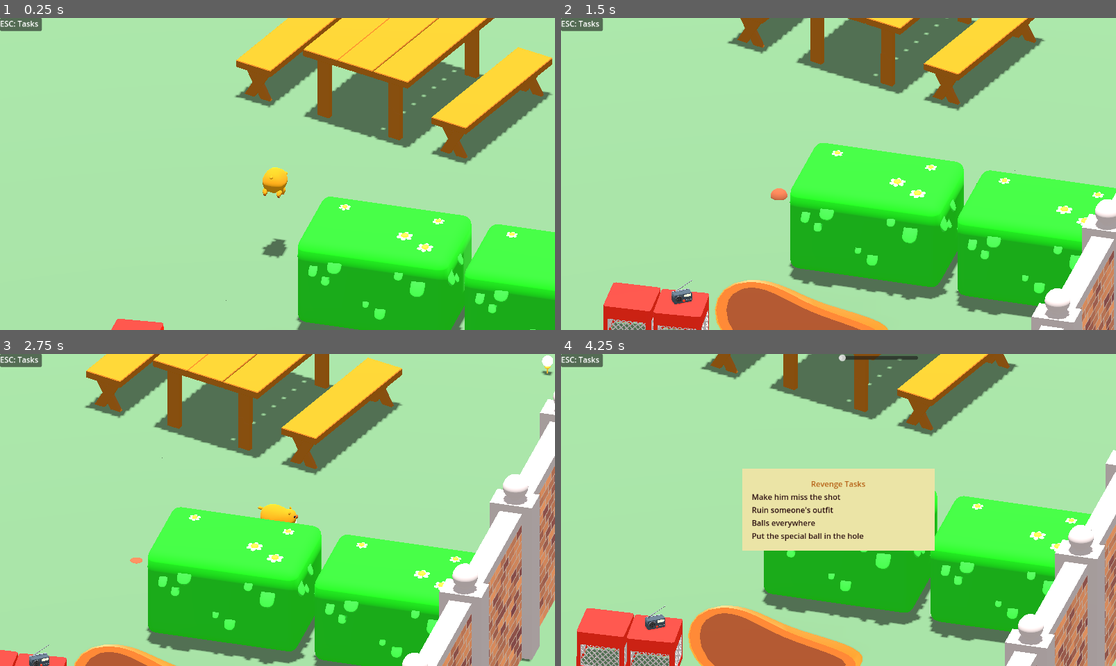
Above: before the commit, frames 1-4 (two rows, left to right).
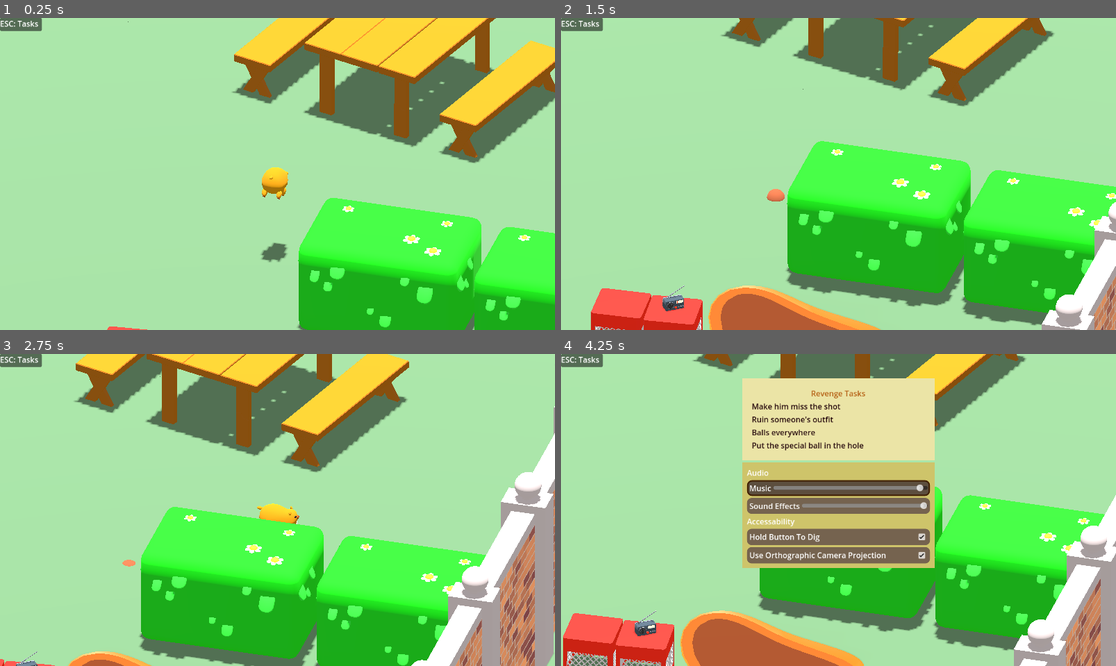
Above: after the commit, the same moments.

Repository: cixil/GroundhogGolf
Game: Godot game, scene res://scenes/main_scene/world.tscn
Two runs of this game, one before a commit and one after it. Both use one fixed random seed, a clock stepped at 60 frames per second and the inputs below.
Inputs:
- Up to frame 1 (0.25 s): no input
- Up to frame 2 (1.5 s): tap Enter (ui_enter, bound only after the commit) at 0.5, 1.35 s; hold Right (move_right) 0.53-1.28 s; hold Enter (ui_enter, bound only after the commit) 0.53-1.28 s; tap Space (dig) at 0.6 s; hold W (move_back) from 1.28 s (still down)
- Up to frame 3 (2.75 s): tap Space (dig) at 1.55, 2.1 s; release W (move_back) at 2.03 s; hold Right (move_right) from 2.03 s (still down); hold Enter (ui_enter, bound only after the commit) from 2.03 s (still down)
- Up to frame 4 (4.25 s): release Right (move_right) at 2.78 s; release Enter (ui_enter, bound only after the commit) at 2.78 s; hold S (move_forward) 2.78-3.53 s; tap Shift (stand) at 2.85 s; tap Space (dig) at 3.05 s; hold A (move_left) from 3.53 s (still down); hold Enter (ui_enter, bound only after the commit) from 3.53 s (still down); tap Escape (pause) at 4.15 s

The runs differ from the first frame. In frame 1, 10% of the frame differs, in the area x 19-100%, y 0-100%; in frame 2, 14%; in frame 3, 19%; in frame 4, 35%, in the area x 0-100%, y 0-100%.

Commit message:
add settings menu

Diff:
--- a/project/project.godot
+++ b/project/project.godot
@@ -20,6 +20,7 @@
 Signals="*res://scenes/Globals/signals.gd"
 Audio="*res://scenes/Globals/Audio.tscn"
 TaskList="*res://scenes/ui/task_list/task_list.tscn"
+Settings="*res://scenes/Globals/Settings.tscn"
 
 [debug]
 
@@ -71,6 +72,12 @@
 "events": [Object(InputEventKey,"resource_local_to_scene":false,"resource_name":"","device":-1,"window_id":0,"alt_press …(195 unchanged characters)…
 ]
 }
+ui_enter={
+"deadzone": 0.5,
+"events": [Object(InputEventKey,"resource_local_to_scene":false,"resource_name":"","device":-1,"window_id":0,"alt_pressed":false,"shift_pressed":false,"ctrl_pressed":false,"meta_pressed":false,"pressed":false,"keycode":0,"physical_keycode":4194309,"key_label":0,"unicode":0,"location":0,"echo":false,"script":null)
+, Object(InputEventKey,"resource_local_to_scene":false,"resource_name":"","device":-1,"window_id":0,"alt_pressed":false,"shift_pressed":false,"ctrl_pressed":false,"meta_pressed":false,"pressed":false,"keycode":0,"physical_keycode":32,"key_label":0,"unicode":32,"location":0,"echo":false,"script":null)
+]
+}
 
 [layer_names]
 
--- a/project/scenes/Globals/Audio.tscn
+++ b/project/scenes/Globals/Audio.tscn
@@ -8,7 +8,7 @@
 [ext_resource type="AudioStream" uid="uid://c8fn1duhj56mp" path="res://audio/sfx/golf swing hit.wav" id="6_2fj5b"]
 [ext_resource type="AudioStream" uid="uid://bn52fjcmqmfnd" path="res://audio/sfx/hog going down.wav" id="7_008x6"]
 [ext_resource type="AudioStream" uid="uid://b5k0ialylndnc" path="res://audio/sfx/hog going up.wav" id="8_jy2yl"]
-[ext_resource type="AudioStream" uid="uid://gbjhwtjjkedc" path="res://audio/Music/Gopher Main Theme NO intro.wav" id="9_7ncrf"]
+[ext_resource type="AudioStream" uid="uid://c6t1ce5q1dpso" path="res://audio/Music/Gopher Main Theme WITH intro.wav" id="9_busy6"]
 
 [node name="Audio" type="Node"]
 process_mode = 3
@@ -16,5 +16,5 @@
 sfx = Array[AudioStream]([ExtResource("2_v0d0s"), ExtResource("3_dxhrd"), ExtResource("4_nogc6"), ExtResource("5_ubfdg"), ExtResource("6_2fj5b"), ExtResource("7_008x6"), ExtResource("8_jy2yl")])
 
 [node name="MainTheme" type="AudioStreamPlayer" parent="."]
-stream = ExtResource("9_7ncrf")
+stream = ExtResource("9_busy6")
 bus = &"Music"
--- /dev/null
+++ b/project/scenes/Globals/Settings.tscn
@@ -0,0 +1,7 @@
+[gd_scene load_steps=2 format=3 uid="uid://b4xnc2wxq47at"]
+
+[ext_resource type="Script" path="res://scenes/Globals/settings.gd" id="1_glens"]
+
+[node name="Settings" type="Node"]
+process_mode = 3
+script = ExtResource("1_glens")
--- a/project/scenes/Globals/audio.gd
+++ b/project/scenes/Globals/audio.gd
@@ -21,7 +21,7 @@
 
 
 func dim_theme():
-	main_theme.volume_db = -1
+	main_theme.volume_db = linear_to_db(0.35)
 
 func undim_theme():
 	main_theme.volume_db = 0
--- /dev/null
+++ b/project/scenes/Globals/settings.gd
@@ -0,0 +1,10 @@
+extends Node
+
+var hold_to_dig := true
+
+var camera_use_orthographic := true:
+	set(value):
+		camera_use_orthographic = value
+		camera_mode_changed.emit(value)
+
+signal camera_mode_changed(value:bool)
--- a/project/scenes/main_scene/camera_3d.gd
+++ b/project/scenes/main_scene/camera_3d.gd
@@ -1,11 +1,10 @@
 extends Camera3D
 
+func _ready():
+	Settings.camera_mode_changed.connect(_change_camera_mode)
 
-# Called when the node enters the scene tree for the first time.
-func _ready() -> void:
-	pass # Replace with function body.
-
-
-# Called every frame. 'delta' is the elapsed time since the previous frame.
-func _process(delta: float) -> void:
-	pass
+func _change_camera_mode(value:bool):
+	if value:
+		projection = ProjectionType.PROJECTION_ORTHOGONAL
+	else:
+		projection = ProjectionType.PROJECTION_PERSPECTIVE
--- a/project/scenes/main_scene/world.tscn
+++ b/project/scenes/main_scene/world.tscn
@@ -91,11 +91,12 @@
 transform = Transform3D(0.957299, 0, 0.289099, 0, 1, 0, -0.289099, 0, 0.957299, 0.46521, 0, 0.320068)
 
 [node name="Camera3D" type="Camera3D" parent="GroundHog/CameraPivot"]
+process_mode = 3
 transform = Transform3D(0.999849, 0.00874414, -0.0150432, -3.69799e-09, 0.864556, 0.502537, 0.0174, -0.502461, 0.864425, -0.529217, 6.92833, 11.1658)
 projection = 1
 current = true
-fov = 14.0
-size = 4.0
+fov = 13.0
+size = 3.8
 far = 50.92
 script = ExtResource("8_h4qvh")
 
--- a/project/scenes/player/ground_hog.gd
+++ b/project/scenes/player/ground_hog.gd
@@ -10,7 +10,6 @@
 @onready var ball_detector_collision: CollisionShape3D = %BallDetectorCollision
 
 
-var hold_to_dig := true
 
 # Different speeds so it looks more normal with the camera angle
 var walk_speed_x = .7
@@ -124,7 +123,7 @@
 		animation_player.play("stand")
 		return
 
-	if hold_to_dig: # hold dig to dig and release to emerge
+	if Settings.hold_to_dig: # hold dig to dig and release to emerge
 		if is_on_floor() and _on_ground and Input.is_action_just_pressed("dig"):
 			_tx_to_dig()
 		elif current_mode == mode.dig and Input.is_action_just_released("dig"):
--- a/project/scenes/ui/hud.tscn
+++ b/project/scenes/ui/hud.tscn
@@ -7,6 +7,7 @@
 anchor_bottom = 1.0
 grow_horizontal = 2
 grow_vertical = 2
+mouse_filter = 1
 
 [node name="Panel" type="Panel" parent="."]
 layout_mode = 0
--- /dev/null
+++ b/project/scenes/ui/settings/SettingCheckBox.tscn
@@ -0,0 +1,38 @@
+[gd_scene load_steps=3 format=3 uid="uid://oda05qwn2yyq"]
+
+[ext_resource type="Script" path="res://scenes/ui/settings/setting_check_box.gd" id="1_dbnk3"]
+[ext_resource type="PackedScene" uid="uid://s5loiq0em0p6" path="res://scenes/ui/settings/setting_panel.tscn" id="2_kd0do"]
+
+[node name="SettingCheckBox" type="MarginContainer"]
+anchors_preset = 10
+anchor_right = 1.0
+offset_bottom = 24.0
+grow_horizontal = 2
+size_flags_horizontal = 4
+size_flags_vertical = 4
+focus_mode = 2
+script = ExtResource("1_dbnk3")
+
+[node name="Panel" parent="." instance=ExtResource("2_kd0do")]
+layout_mode = 2
+
+[node name="MarginContainer" type="MarginContainer" parent="."]
+layout_mode = 2
+theme_override_constants/margin_left = 5
+theme_override_constants/margin_top = 5
+theme_override_constants/margin_right = 5
+theme_override_constants/margin_bottom = 5
+
+[node name="Label" type="Label" parent="MarginContainer"]
+layout_mode = 2
+size_flags_horizontal = 0
+text = "Hold button to dig"
+
+[node name="CheckBox" type="CheckBox" parent="MarginContainer"]
+layout_mode = 2
+size_flags_horizontal = 8
+focus_mode = 0
+button_pressed = true
+
+[connection signal="focus_entered" from="." to="." method="_on_focus_entered"]
+[connection signal="focus_exited" from="." to="." method="_on_focus_exited"]
--- /dev/null
+++ b/project/scenes/ui/settings/SettingsPanel.tscn
@@ -0,0 +1,79 @@
+[gd_scene load_steps=5 format=3 uid="uid://onwxwtuppplq"]
+
+[ext_resource type="PackedScene" uid="uid://cly2hs7phsrwy" path="res://scenes/ui/settings/audio_slider.tscn" id="1_1qoxr"]
+[ext_resource type="Script" path="res://scenes/ui/settings/settings_panel.gd" id="1_2jhls"]
+[ext_resource type="PackedScene" uid="uid://oda05qwn2yyq" path="res://scenes/ui/settings/SettingCheckBox.tscn" id="3_7kqg8"]
+
+[sub_resource type="StyleBoxFlat" id="StyleBoxFlat_gqjol"]
+bg_color = Color(0.808214, 0.766688, 0.417176, 1)
+
+[node name="SettingsPanel" type="MarginContainer"]
+anchors_preset = 15
+anchor_right = 1.0
+anchor_bottom = 1.0
+grow_horizontal = 2
+grow_vertical = 2
+script = ExtResource("1_2jhls")
+dig_mode_help_text = "Hold button to dig:
+
+Enabled: Hold the dig button to dig and release it to walk
+
+Disabled: Press the dig button to toggle between digging and walking"
+cam_mode_help_text = "Use Orthographic Projection
+Enabled:
+
+A more classic top-down camera view. Less likely to get motion sick.
+
+Disabled:
+Use perspective projection for a more 3D look, but more likely to get motion sick."
+
+[node name="Panel" type="Panel" parent="."]
+layout_mode = 2
+theme_override_styles/panel = SubResource("StyleBoxFlat_gqjol")
+
+[node name="MarginContainer" type="MarginContainer" parent="."]
+layout_mode = 2
+theme_override_constants/margin_left = 10
+theme_override_constants/margin_top = 10
+theme_override_constants/margin_right = 10
+theme_override_constants/margin_bottom = 10
+
+[node name="VBoxContainer" type="VBoxContainer" parent="MarginContainer"]
+layout_mode = 2
+
+[node name="Audio" type="Label" parent="MarginContainer/VBoxContainer"]
+layout_mode = 2
+text = "Audio"
+
+[node name="MusicSlider" parent="MarginContainer/VBoxContainer" instance=ExtResource("1_1qoxr")]
+unique_name_in_owner = true
+layout_mode = 2
+label_text = "Music"
+bus_name = "Music"
+
+[node name="SFXSlider" parent="MarginContainer/VBoxContainer" instance=ExtResource("1_1qoxr")]
+unique_name_in_owner = true
+layout_mode = 2
+label_text = "Sound Effects"
+bus_name = "SFX"
+
+[node name="Accessibility" type="Label" parent="MarginContainer/VBoxContainer"]
+layout_mode = 2
+text = "Accessability"
+
+[node name="SettingCheckBox" parent="MarginContainer/VBoxContainer" instance=ExtResource("3_7kqg8")]
+layout_mode = 2
+size_flags_horizontal = 1
+text = "Hold Button To Dig"
+
+[node name="CameraCheckBox" parent="MarginContainer/VBoxContainer" instance=ExtResource("3_7kqg8")]
+layout_mode = 2
+size_flags_horizontal = 1
+text = "Use Orthographic Camera Projection"
+
+[connection signal="focus_entered" from="MarginContainer/VBoxContainer/SettingCheckBox" to="." method="_on_setting_check_box_focus_entered"]
+[connection signal="focus_exited" from="MarginContainer/VBoxContainer/SettingCheckBox" to="." method="_on_setting_check_box_focus_exited"]
+[connection signal="value_changed" from="MarginContainer/VBoxContainer/SettingCheckBox" to="." method="_on_setting_check_box_value_changed"]
+[connection signal="focus_entered" from="MarginContainer/VBoxContainer/CameraCheckBox" to="." method="_on_camera_check_box_focus_entered"]
+[connection signal="focus_exited" from="MarginContainer/VBoxContainer/CameraCheckBox" to="." method="_on_camera_check_box_focus_exited"]
+[connection signal="value_changed" from="MarginContainer/VBoxContainer/CameraCheckBox" to="." method="_on_camera_check_box_value_changed"]
--- a/project/scenes/ui/settings/audio_slider.gd
+++ b/project/scenes/ui/settings/audio_slider.gd
@@ -1,14 +1,36 @@
 extends Control
 
+@export var label_text:String
 @export var bus_name:String
+
+@onready var label: Label = $MarginContainer/HBoxContainer/Label
+@onready var h_slider: HSlider = $MarginContainer/HBoxContainer/HSlider
+@onready var panel: Panel = $Panel
 
 var _bus_index
 
 # Called when the node enters the scene tree for the first time.
 func _ready() -> void:
 	_bus_index = AudioServer.get_bus_index(bus_name)
-
+	label.text = label_text
 
 
 func _on_h_slider_value_changed(value: float) -> void:
 	AudioServer.set_bus_volume_db(_bus_index, linear_to_db(value))
+
+
+func _process(delta: float) -> void:
+	if not has_focus():
+		return
+	if Input.is_action_pressed("move_left"):
+		h_slider.value -= h_slider.step *5
+	if Input.is_action_pressed("move_right"):
+		h_slider.value += h_slider.step*5
+
+
+func _on_focus_entered() -> void:
+	panel.focus()
+
+
+func _on_focus_exited() -> void:
+	panel.unfocus()
--- a/project/scenes/ui/settings/audio_slider.tscn
+++ b/project/scenes/ui/settings/audio_slider.tscn
@@ -1,9 +1,9 @@
-[gd_scene load_steps=2 format=3 uid="uid://cly2hs7phsrwy"]
+[gd_scene load_steps=3 format=3 uid="uid://cly2hs7phsrwy"]
 
 [ext_resource type="Script" path="res://scenes/ui/settings/audio_slider.gd" id="1_dxsmt"]
+[ext_resource type="PackedScene" uid="uid://s5loiq0em0p6" path="res://scenes/ui/settings/setting_panel.tscn" id="2_bxra4"]
 
-[node name="AudioSlider" type="Control"]
-layout_mode = 3
+[node name="AudioSlider" type="MarginContainer"]
 anchors_preset = 15
 anchor_right = 1.0
 anchor_bottom = 1.0
@@ -11,15 +11,35 @@
 offset_bottom = -632.0
 grow_horizontal = 2
 grow_vertical = 2
-mouse_filter = 1
+focus_mode = 2
 script = ExtResource("1_dxsmt")
 bus_name = "Master"
 
-[node name="HSlider" type="HSlider" parent="."]
-layout_mode = 0
-offset_right = 165.0
-offset_bottom = 16.0
+[node name="Panel" parent="." instance=ExtResource("2_bxra4")]
+layout_mode = 2
+
+[node name="MarginContainer" type="MarginContainer" parent="."]
+layout_mode = 2
+theme_override_constants/margin_left = 5
+theme_override_constants/margin_top = 5
+theme_override_constants/margin_right = 5
+theme_override_constants/margin_bottom = 5
+
+[node name="HBoxContainer" type="HBoxContainer" parent="MarginContainer"]
+layout_mode = 2
+
+[node name="Label" type="Label" parent="MarginContainer/HBoxContainer"]
+layout_mode = 2
+text = "SFX"
+
+[node name="HSlider" type="HSlider" parent="MarginContainer/HBoxContainer"]
+layout_mode = 2
+size_flags_horizontal = 3
+size_flags_vertical = 4
 max_value = 1.0
-step = 0.0
+step = 0.001
+value = 1.0
 
-[connection signal="value_changed" from="HSlider" to="." method="_on_h_slider_value_changed"]
+[connection signal="focus_entered" from="." to="." method="_on_focus_entered"]
+[connection signal="focus_exited" from="." to="." method="_on_focus_exited"]
+[connection signal="value_changed" from="MarginContainer/HBoxContainer/HSlider" to="." method="_on_h_slider_value_changed"]
--- /dev/null
+++ b/project/scenes/ui/settings/setting_check_box.gd
@@ -0,0 +1,25 @@
+extends MarginContainer
+@onready var check_box: CheckBox = $MarginContainer/CheckBox
+@onready var panel: Panel = $Panel
+@onready var label: Label = $MarginContainer/Label
+
+signal value_changed(value:bool)
+
+@export var text:String
+
+func _ready():
+	label.text = text
+
+func _input(event: InputEvent) -> void:
+	if not has_focus(): return
+	if event.is_action_pressed("ui_enter"):
+		check_box.button_pressed = !check_box.button_pressed
+		value_changed.emit(check_box.button_pressed)
+
+
+func _on_focus_entered() -> void:
+	panel.focus()
+
+
+func _on_focus_exited() -> void:
+	panel.unfocus()
--- /dev/null
+++ b/project/scenes/ui/settings/setting_panel.gd
@@ -0,0 +1,13 @@
+extends Panel
+
+@export var normal_box:StyleBoxFlat
+@export var focus_box:StyleBoxFlat
+
+func _ready():
+	unfocus()
+
+func unfocus():
+	add_theme_stylebox_override("panel", normal_box)
+
+func focus():
+	add_theme_stylebox_override("panel", focus_box)
--- /dev/null
+++ b/project/scenes/ui/settings/setting_panel.tscn
@@ -0,0 +1,28 @@
+[gd_scene load_steps=4 format=3 uid="uid://s5loiq0em0p6"]
+
+[ext_resource type="Script" path="res://scenes/ui/settings/setting_panel.gd" id="1_gqq0p"]
+
+[sub_resource type="StyleBoxFlat" id="StyleBoxFlat_4qgrv"]
+bg_color = Color(0.46, 0.38916, 0.3082, 1)
+corner_radius_top_left = 10
+corner_radius_top_right = 10
+corner_radius_bottom_right = 10
+corner_radius_bottom_left = 10
+
+[sub_resource type="StyleBoxFlat" id="StyleBoxFlat_mptym"]
+bg_color = Color(0.36, 0.30624, 0.2448, 1)
+border_width_left = 3
+border_width_top = 3
+border_width_right = 3
+border_width_bottom = 3
+border_color = Color(0.254912, 0.129348, 0.0223021, 1)
+corner_radius_top_left = 10
+corner_radius_top_right = 10
+corner_radius_bottom_right = 10
+corner_radius_bottom_left = 10
+
+[node name="Panel" type="Panel"]
+mouse_filter = 1
+script = ExtResource("1_gqq0p")
+normal_box = SubResource("StyleBoxFlat_4qgrv")
+focus_box = SubResource("StyleBoxFlat_mptym")
--- /dev/null
+++ b/project/scenes/ui/settings/settings_panel.gd
@@ -0,0 +1,38 @@
+extends MarginContainer
+
+@onready var music_slider: MarginContainer = %MusicSlider
+@onready var sfx_slider: MarginContainer = %SFXSlider
+
+
+@export_multiline var dig_mode_help_text:String
+@export_multiline var cam_mode_help_text:String
+
+signal display_help_text(text:String)
+signal disable_help_text
+
+func start():
+	music_slider.grab_focus()
+
+
+func _on_setting_check_box_value_changed(value: bool) -> void:
+	Settings.hold_to_dig = value
+
+
+func _on_setting_check_box_focus_entered() -> void:
+	display_help_text.emit(dig_mode_help_text)
+
+
+func _on_setting_check_box_focus_exited() -> void:
+	disable_help_text.emit()
+
+
+func _on_camera_check_box_value_changed(value: bool) -> void:
+	Settings.camera_use_orthographic = value
+
+
+func _on_camera_check_box_focus_entered() -> void:
+	display_help_text.emit(cam_mode_help_text)
+
+
+func _on_camera_check_box_focus_exited() -> void:
+	disable_help_text.emit()
--- /dev/null
+++ b/project/scenes/ui/task_list/help_display.gd
@@ -0,0 +1,18 @@
+extends MarginContainer
+
+@onready var label: Label = $MarginContainer/Label
+
+func _ready() -> void:
+	hide()
+
+func display_text(text:String):
+	print('show text')
+	show()
+	label.text = text
+
+func disable():
+	hide()
+
+
+func _on_settings_panel_disable_help_text() -> void:
+	disable()
--- a/project/scenes/ui/task_list/task_list.gd
+++ b/project/scenes/ui/task_list/task_list.gd
@@ -1,6 +1,7 @@
 extends Control
 
 @onready var item_container: VBoxContainer = %ItemContainer
+@onready var settings_panel: MarginContainer = %SettingsPanel
 
 @export var task_item_scene:PackedScene
 
@@ -37,6 +38,6 @@
 			hide()
 		else:
 			show()
-			$AudioSlider.grab_focus()
+			settings_panel.start()
 			Audio.dim_theme()
 			get_tree().paused = true
--- a/project/scenes/ui/task_list/task_list.tscn
+++ b/project/scenes/ui/task_list/task_list.tscn
@@ -1,14 +1,22 @@
-[gd_scene load_steps=6 format=3 uid="uid://d1msrql0hw5ro"]
+[gd_scene load_steps=8 format=3 uid="uid://d1msrql0hw5ro"]
 
 [ext_resource type="Script" path="res://scenes/ui/task_list/task_list.gd" id="1_panm4"]
 [ext_resource type="PackedScene" uid="uid://drjarpv62rv3b" path="res://scenes/ui/task_list/task_item.tscn" id="2_leihd"]
-[ext_resource type="PackedScene" uid="uid://cly2hs7phsrwy" path="res://scenes/ui/settings/audio_slider.tscn" id="3_tx4wc"]
+[ext_resource type="PackedScene" uid="uid://onwxwtuppplq" path="res://scenes/ui/settings/SettingsPanel.tscn" id="3_bfg3v"]
+[ext_resource type="Script" path="res://scenes/ui/task_list/help_display.gd" id="4_8gqah"]
 
 [sub_resource type="StyleBoxFlat" id="StyleBoxFlat_i4xyr"]
 bg_color = Color(0.920576, 0.893824, 0.651623, 1)
 
 [sub_resource type="LabelSettings" id="LabelSettings_kr35y"]
 font_color = Color(0.712896, 0.3836, 0.0872114, 1)
+
+[sub_resource type="StyleBoxFlat" id="StyleBoxFlat_5ke4a"]
+bg_color = Color(0.28, 0.28, 0.28, 0.909804)
+corner_radius_top_left = 10
+corner_radius_top_right = 10
+corner_radius_bottom_right = 10
+corner_radius_bottom_left = 10
 
 [node name="TaskList" type="Control"]
 process_mode = 3
@@ -22,48 +30,81 @@
 script = ExtResource("1_panm4")
 task_item_scene = ExtResource("2_leihd")
 
-[node name="AudioSlider" parent="." instance=ExtResource("3_tx4wc")]
+[node name="VBoxContainer" type="VBoxContainer" parent="."]
 layout_mode = 1
-anchors_preset = 5
+anchors_preset = 13
 anchor_left = 0.5
 anchor_right = 0.5
-anchor_bottom = 0.0
-offset_right = 0.0
-offset_bottom = 0.0
-grow_vertical = 1
-
-[node name="CenterContainer" type="CenterContainer" parent="."]
-layout_mode = 1
-anchors_preset = 15
-anchor_right = 1.0
 anchor_bottom = 1.0
+offset_left = -200.0
+offset_right = 200.0
 grow_horizontal = 2
 grow_vertical = 2
 
-[node name="MarginContainer2" type="MarginContainer" parent="CenterContainer"]
+[node name="TaskList" type="MarginContainer" parent="VBoxContainer"]
 custom_minimum_size = Vector2(400, 0)
 layout_mode = 2
+theme_override_constants/margin_top = 50
 
-[node name="Panel" type="Panel" parent="CenterContainer/MarginContainer2"]
+[node name="Panel" type="Panel" parent="VBoxContainer/TaskList"]
 layout_mode = 2
 theme_override_styles/panel = SubResource("StyleBoxFlat_i4xyr")
 
-[node name="MarginContainer" type="MarginContainer" parent="CenterContainer/MarginContainer2"]
+[node name="MarginContainer" type="MarginContainer" parent="VBoxContainer/TaskList"]
 layout_mode = 2
 theme_override_constants/margin_left = 20
 theme_override_constants/margin_top = 20
 theme_override_constants/margin_right = 20
 theme_override_constants/margin_bottom = 20
 
-[node name="VBoxContainer" type="VBoxContainer" parent="CenterContainer/MarginContainer2/MarginContainer"]
+[node name="VBoxContainer" type="VBoxContainer" parent="VBoxContainer/TaskList/MarginContainer"]
 layout_mode = 2
 
-[node name="Label" type="Label" parent="CenterContainer/MarginContainer2/MarginContainer/VBoxContainer"]
+[node name="Label" type="Label" parent="VBoxContainer/TaskList/MarginContainer/VBoxContainer"]
 layout_mode = 2
 text = "Revenge Tasks"
 label_settings = SubResource("LabelSettings_kr35y")
 horizontal_alignment = 1
 
-[node name="ItemContainer" type="VBoxContainer" parent="CenterContainer/MarginContainer2/MarginContainer/VBoxContainer"]
+[node name="ItemContainer" type="VBoxContainer" parent="VBoxContainer/TaskList/MarginContainer/VBoxContainer"]
 unique_name_in_owner = true
 layout_mode = 2
+
+[node name="SettingsPanel" parent="VBoxContainer" instance=ExtResource("3_bfg3v")]
+unique_name_in_owner = true
+layout_mode = 2
+size_flags_vertical = 8
+
+[node name="HelpDisplay" type="MarginContainer" parent="."]
+layout_mode = 1
+anchors_preset = 6
+anchor_left = 1.0
+anchor_top = 0.5
+anchor_right = 1.0
+anchor_bottom = 0.5
+offset_left = -355.0
+offset_top = -148.0
+offset_right = -80.0
+offset_bottom = 101.0
+grow_horizontal = 0
+grow_vertical = 2
+script = ExtResource("4_8gqah")
+
+[node name="Panel" type="Panel" parent="HelpDisplay"]
+layout_mode = 2
+theme_override_styles/panel = SubResource("StyleBoxFlat_5ke4a")
+
+[node name="MarginContainer" type="MarginContainer" parent="HelpDisplay"]
+layout_mode = 2
+theme_override_constants/margin_left = 10
+theme_override_constants/margin_top = 10
+theme_override_constants/margin_right = 10
+theme_override_constants/margin_bottom = 10
+
+[node name="Label" type="Label" parent="HelpDisplay/MarginContainer"]
+layout_mode = 2
+text = "beep boop"
+autowrap_mode = 3
+
+[connection signal="disable_help_text" from="VBoxContainer/SettingsPanel" to="HelpDisplay" method="_on_settings_panel_disable_help_text"]
+[connection signal="display_help_text" from="VBoxContainer/SettingsPanel" to="HelpDisplay" method="display_text"]
Not shown, added: project/audio/Music/Gopher Main Theme WITH intro.wav
